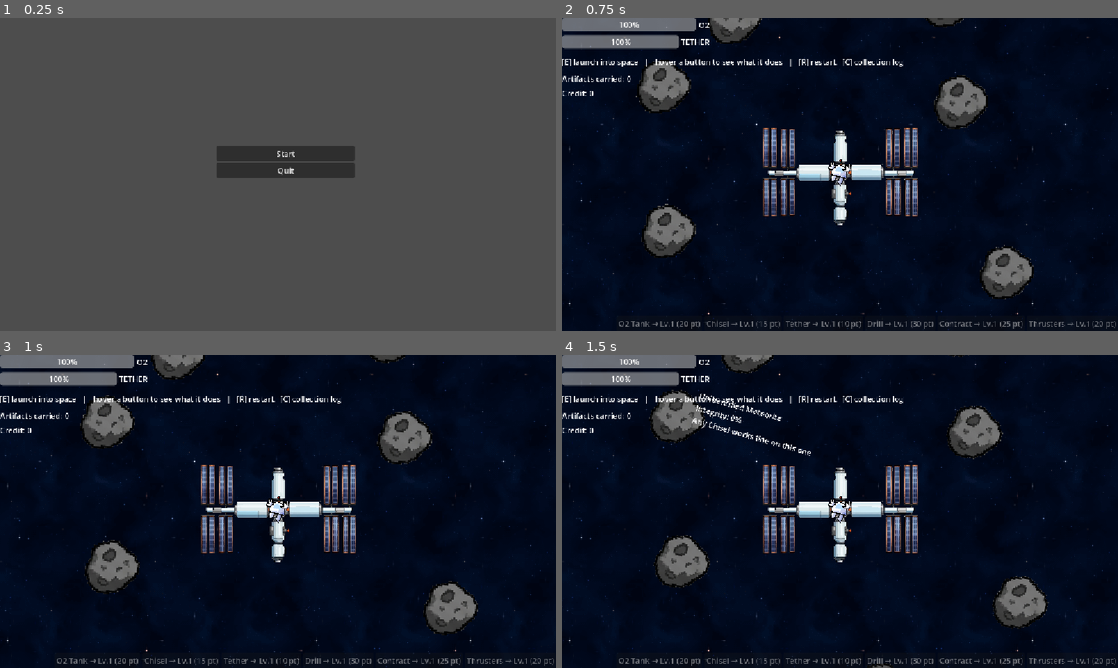
Above: before the commit, frames 1-4 (two rows, left to right).
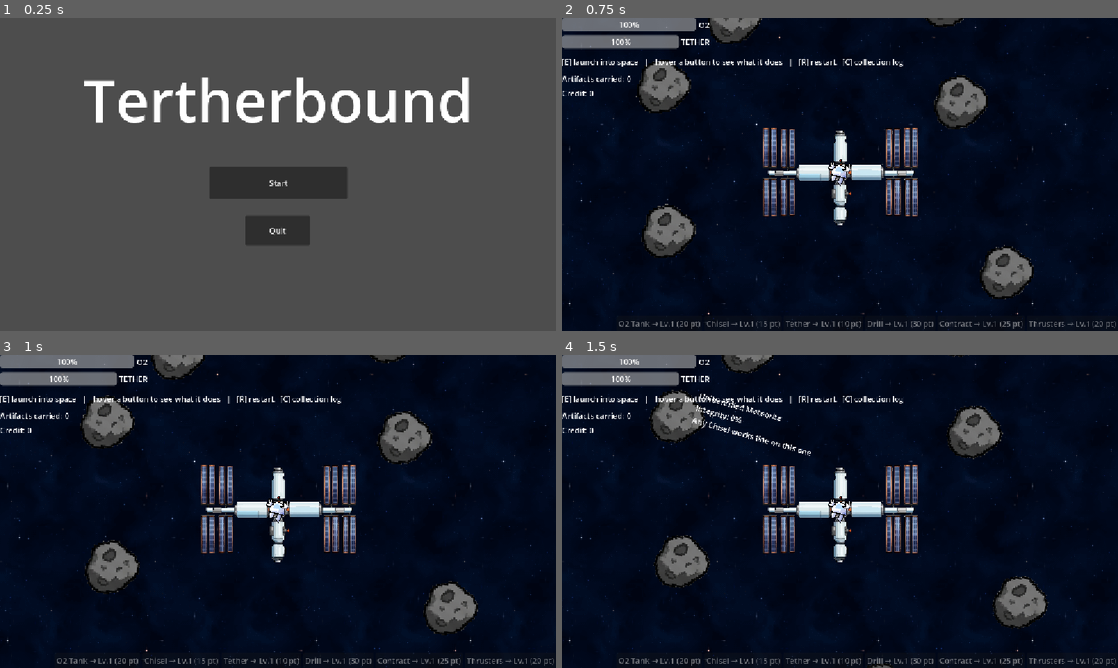
Above: after the commit, the same moments.

Repository: sirakit/Godot_Game_Jam_Project
Game: Godot game, scene res://Scenes/main_menu.tscn
Two runs of this game, one before a commit and one after it. Both use one fixed random seed, a clock stepped at 60 frames per second and the inputs below.
Inputs (mouse positions are in pixels of both pictures, inside the frame that each line leads up to):
- Up to frame 1 (0.25 s): no input
- Up to frame 2 (0.75 s): click "Start" at 0.5 s
- Up to frame 3 (1 s): no input
- Up to frame 4 (1.5 s): tap Enter at 1.25 s; move the mouse to (673, 420) at 1.27 s; hold D (move_right) from 1.28 s (still down); hold Space (chisel) from 1.28 s (still down)

The runs differ from the first frame. In frame 1, 7.9% of the frame differs, in the area x 15-85%, y 18-73%; in frame 2, nothing differs; in frame 3, nothing differs; in frame 4, nothing differs.

Commit message:
arranged UI

Diff:
--- a/Scenes/main_menu.tscn
+++ b/Scenes/main_menu.tscn
@@ -1,6 +1,11 @@
 [gd_scene format=3 uid="uid://bhveyabrmdejo"]
 
 [ext_resource type="Script" uid="uid://cmb3m4omvhupi" path="res://Scripts/main_menu.gd" id="1_28flt"]
+
+[sub_resource type="LabelSettings" id="LabelSettings_xepy2"]
+font_size = 120
+outline_color = Color(0.5457783, 0.034365837, 0.48213863, 1)
+shadow_size = 136
 
 [node name="Main_menu" type="Control" unique_id=908311495]
 layout_mode = 3
@@ -9,27 +14,36 @@
 anchor_top = 0.5
 anchor_right = 0.5
 anchor_bottom = 0.5
-offset_left = -96.0
-offset_top = -26.0
-offset_right = -96.0
-offset_bottom = -26.0
 grow_horizontal = 2
 grow_vertical = 2
 script = ExtResource("1_28flt")
 
-[node name="VBoxContainer" type="VBoxContainer" parent="." unique_id=1218452253]
+[node name="Title" type="Label" parent="." unique_id=1043887500]
 layout_mode = 1
-offset_left = -31.0
-offset_top = -33.0
-offset_right = 255.0
-offset_bottom = 33.0
-alignment = 1
+anchors_preset = 5
+anchor_left = 0.5
+anchor_right = 0.5
+offset_left = -404.0
+offset_top = -238.0
+offset_right = 405.0
+offset_bottom = -73.0
+grow_horizontal = 2
+text = "Tertherbound"
+label_settings = SubResource("LabelSettings_xepy2")
 
-[node name="BtnStart" type="Button" parent="VBoxContainer" unique_id=1289913430]
-layout_mode = 2
+[node name="BtnStart" type="Button" parent="." unique_id=1289913430]
+layout_mode = 0
+offset_left = -142.0
+offset_top = -16.0
+offset_right = 144.0
+offset_bottom = 51.0
 text = "Start"
 
-[node name="BtnQuit" type="Button" parent="VBoxContainer" unique_id=1179937345]
+[node name="BtnQuit" type="Button" parent="." unique_id=1179937345]
 custom_minimum_size = Vector2(11, 11)
-layout_mode = 2
+layout_mode = 0
+offset_left = -68.0
+offset_top = 85.0
+offset_right = 66.0
+offset_bottom = 147.0
 text = "Quit"
--- a/Scenes/player.tscn
+++ b/Scenes/player.tscn
@@ -18,7 +18,7 @@
 hammer_strike_deg = -54.0
 hammer_lift_deg = -32.0
 
-[node name="Sprite2D" type="Sprite2D" parent="." unique_id=872887285]
+[node name="Player_Sprite2D" type="Sprite2D" parent="." unique_id=872887285]
 scale = Vector2(0.059469692, 0.06851852)
 texture = ExtResource("2_cvnsp")
 
--- a/Scripts/main_menu.gd
+++ b/Scripts/main_menu.gd
@@ -1,8 +1,8 @@
 extends Control
 
 func _ready() -> void:
-	$VBoxContainer/BtnStart.pressed.connect(_start)
-	$VBoxContainer/BtnQuit.pressed.connect(get_tree().quit)
+	$BtnStart.pressed.connect(_start)
+	$BtnQuit.pressed.connect(get_tree().quit)
 
 func _start() -> void:
 	Game.reset_all()
